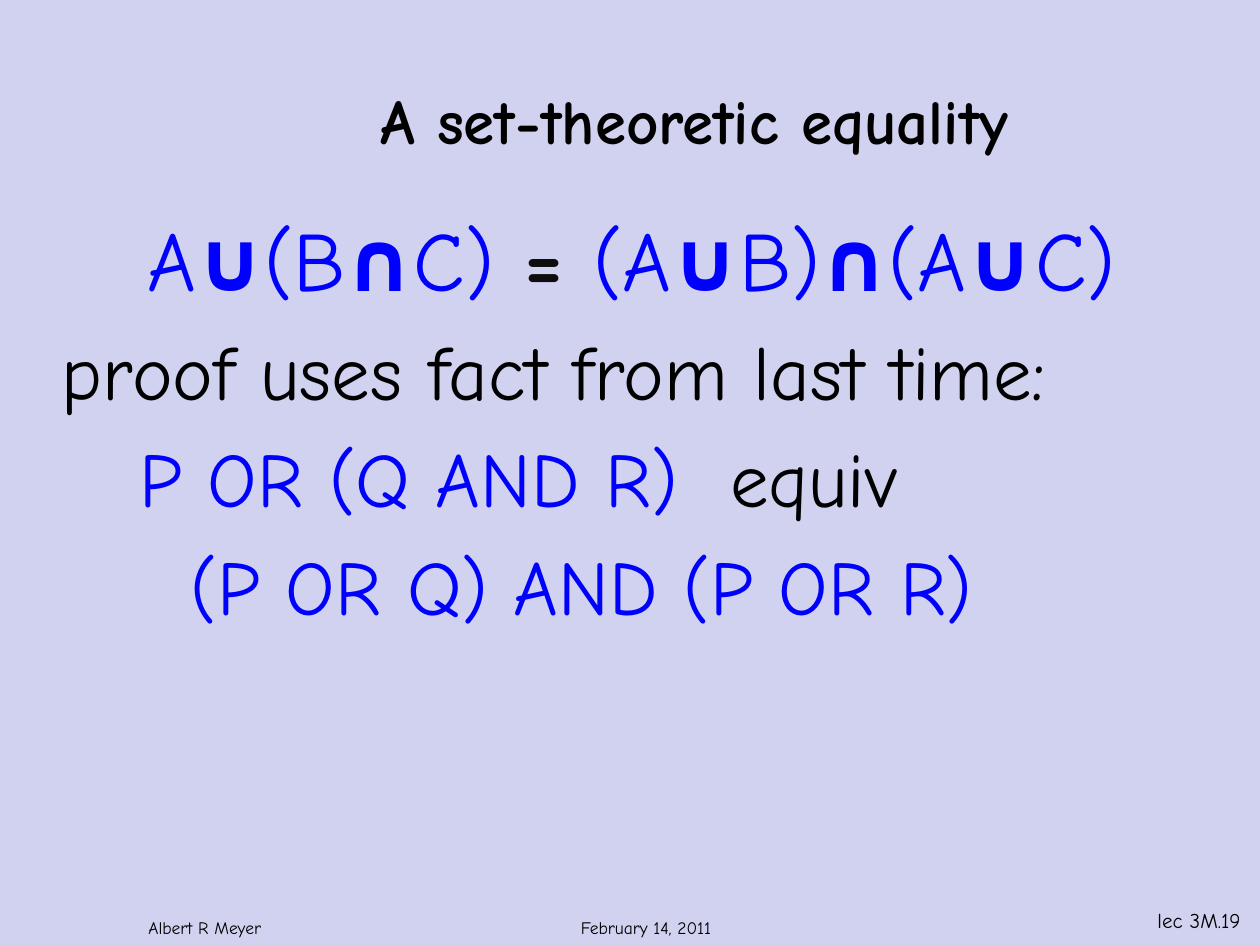
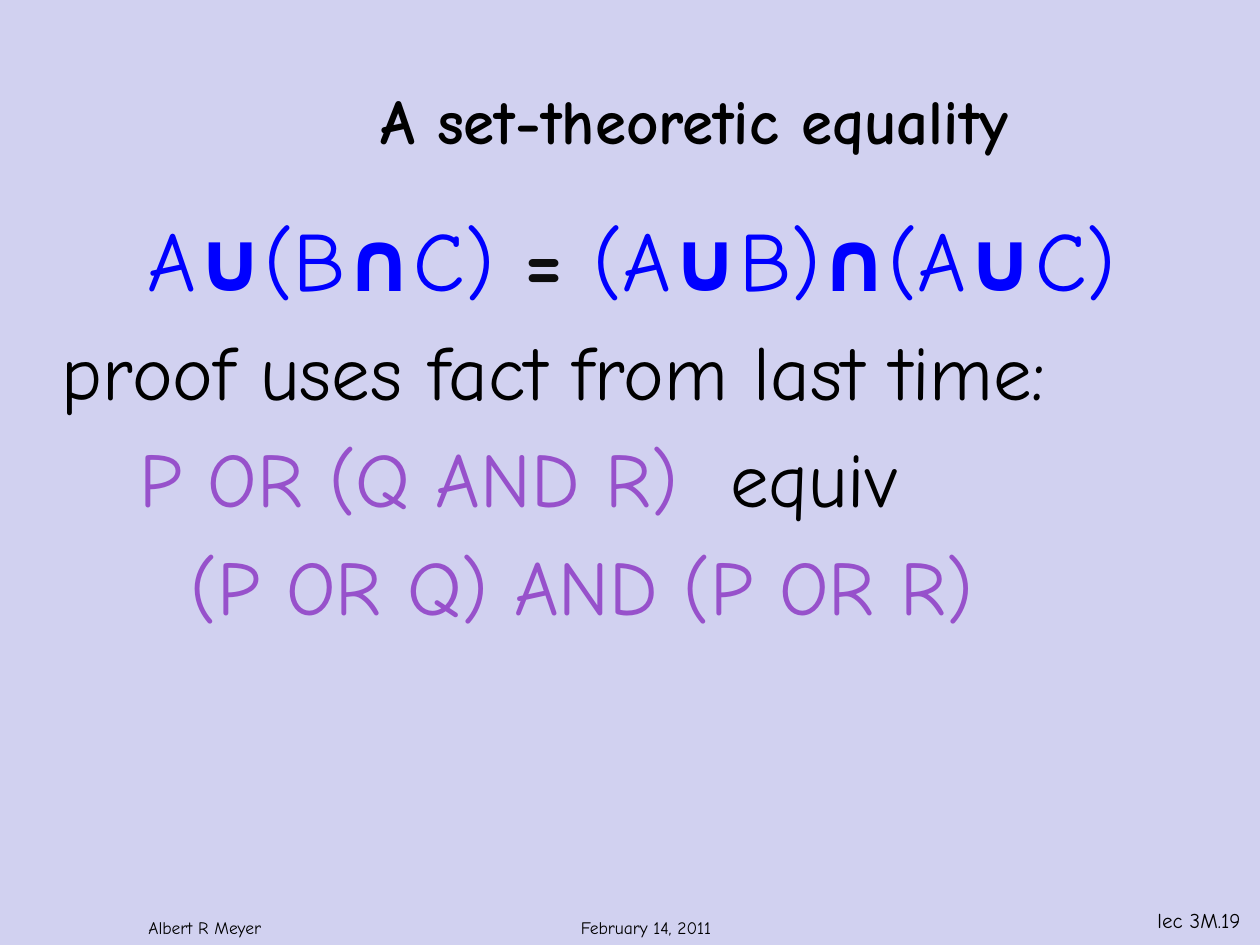
Before and after one commit to armeyer/mcs_web, a slide deck: slide 19 of spring11/slidesS11/slides3m.pptx. Drawn at 1260x945 pixels with LibreOffice and Linux fonts; fonts in the diff are those of the drawing; background and template pictures are left out. Boxes give left, top, right and bottom in pixels: in the first picture for what was removed or moved away, otherwise in the second. Text is boxed around its words. In the diff, an @@ line names an element or a change of style, - is before the commit and + after.

```diff
--- a/spring11/slidesS11/slides3m.pptx
+++ b/spring11/slidesS11/slides3m.pptx
@@ text at (139,446,973,624): text colour #0000FF to #9751CB in "P OR (Q AND R)", "(P OR Q) AND (P OR R)" @@
```
Also in this commit, not shown: 3 other slides changed, 1 slide added, 1 other file.
